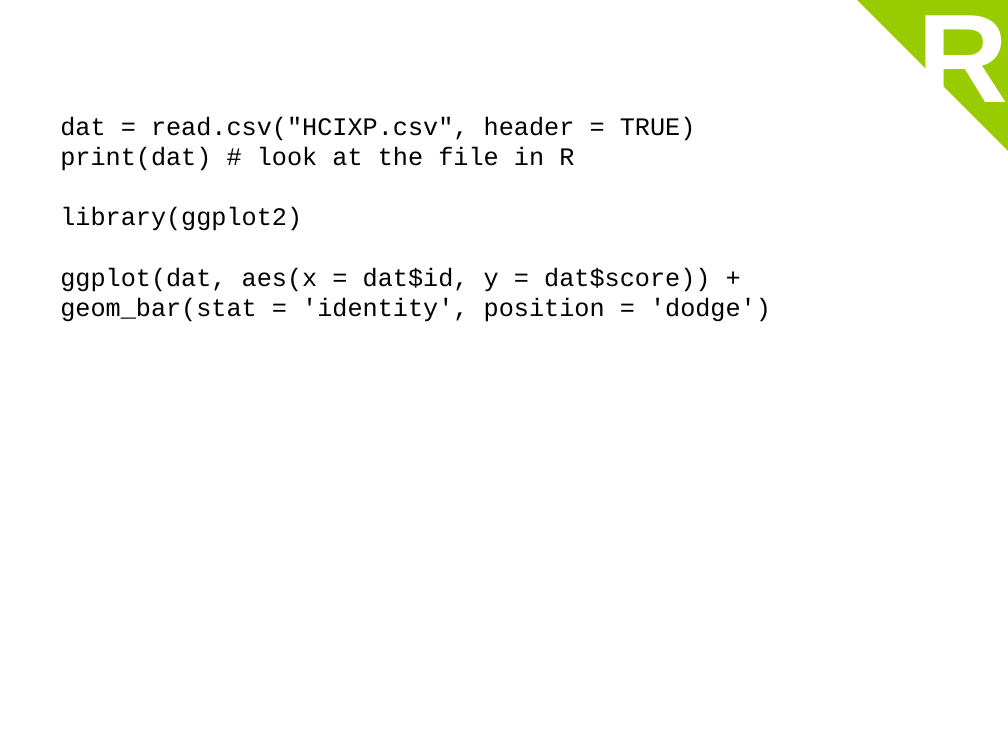
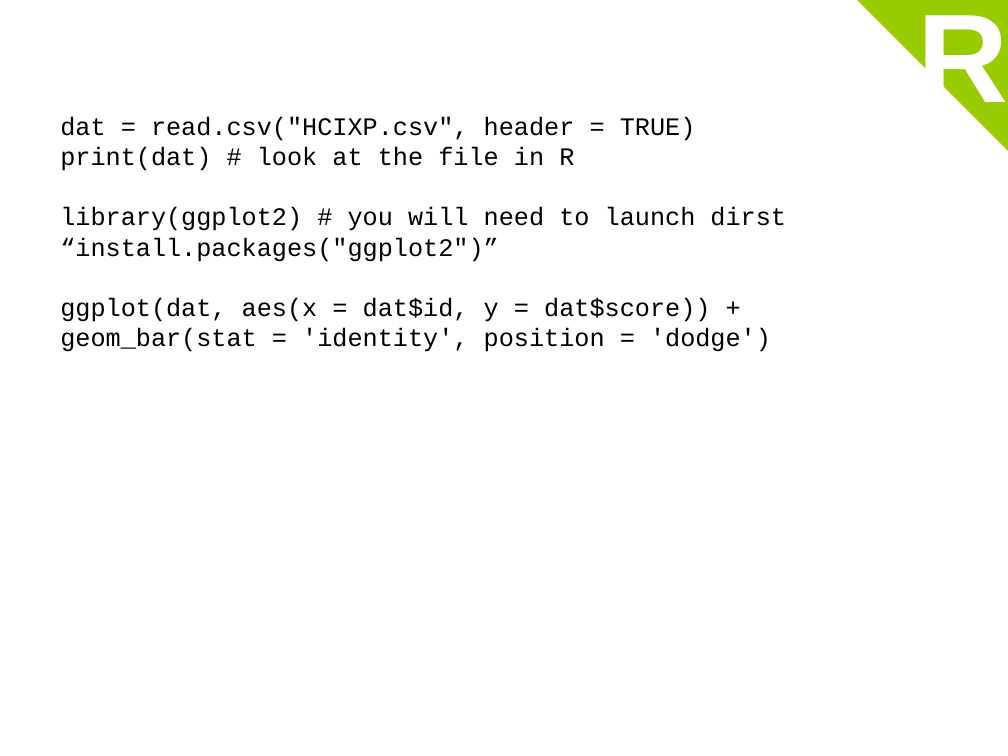
Before and after one commit to coms10011/2019_20, a slide deck: slide 26 of 13_designing_an_experiment (part1)/13-ControlStudyMemorisation-50minPart1.pptx. Drawn at 1008x756 pixels with LibreOffice and Linux fonts; fonts in the diff are those of the drawing. Boxes give left, top, right and bottom in pixels: in the first picture for what was removed or moved away, otherwise in the second. Text is boxed around its words. In the diff, an @@ line names an element or a change of style, - is before the commit and + after.

```diff
--- a/13_designing_an_experiment (part1)/13-ControlStudyMemorisation-50minPart1.pptx
+++ b/13_designing_an_experiment (part1)/13-ControlStudyMemorisation-50minPart1.pptx
@@ text at [60, 207, 786, 262]: text changed @@
-library(ggplot2)
+library(ggplot2) # you will need to launch dirst “install.packages("ggplot2")”
```
Also in this commit, not shown: 4 other files.
